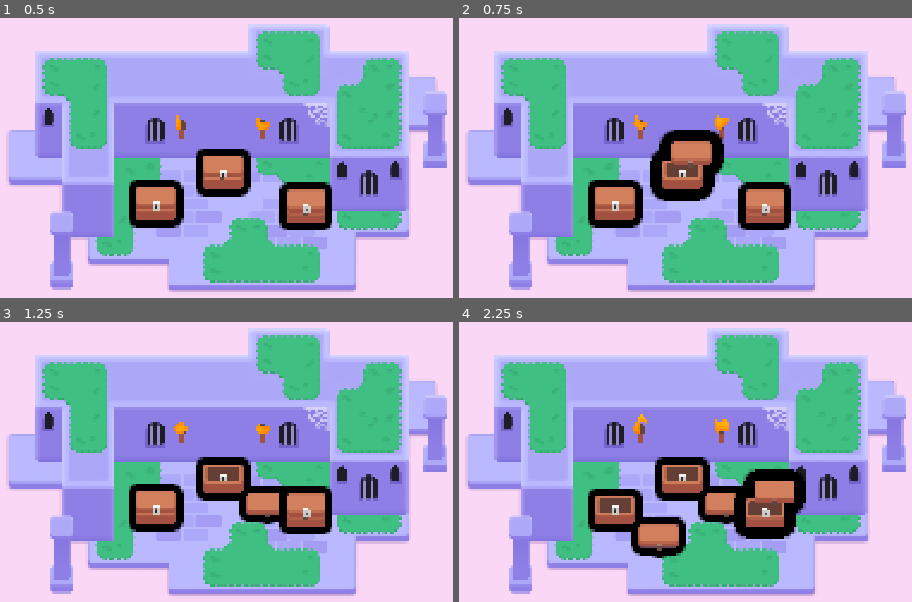
Above: before the commit, frames 1-4 (two rows, left to right).
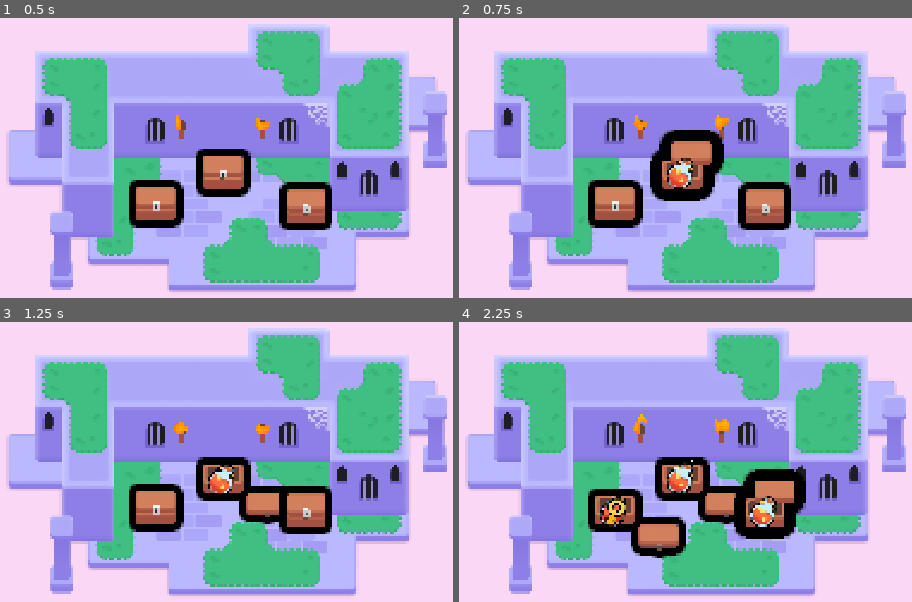
Above: after the commit, the same moments.

Repository: mmaxx66/M6-Looting
Game: Godot game, scene res://lessons/mini_dungeon.tscn
Two runs of this game, one before a commit and one after it. Both use one fixed random seed, a clock stepped at 60 frames per second and the inputs below.
Inputs (mouse positions are in pixels of both pictures, inside the frame that each line leads up to):
- Up to frame 1 (0.5 s): no input
- Up to frame 2 (0.75 s): tap Enter at 0.5 s; move the mouse to (680, 172) at 0.52 s; hold D (move_right) from 0.53 s (still down); tap Z at 0.6 s; click (680, 172) at 0.67 s
- Up to frame 3 (1.25 s): keep holding D (move_right); tap Space at 0.77 s
- Up to frame 4 (2.25 s): move the mouse to (613, 509) at 1.27 s; release D (move_right) at 1.28 s; hold S (move_down) 1.28-2.03 s; tap Z at 1.35, 2.1 s; click (613, 509) at 1.42 s; tap Space at 1.52 s; move the mouse to (767, 512) at 2.02 s; hold D (move_right) from 2.03 s (still down); click (767, 512) at 2.17 s

Frame 1 is identical in both runs. In frame 2, 0.5% of the frame differs, in the area x 45-52%, y 50-62%; in frame 3, 0.5%; in frame 4, 1.5%, in the area x 31-71%, y 49-74%.

Commit message:
completed M6L6

Diff:
--- a/lessons/chest/chest.gd
+++ b/lessons/chest/chest.gd
@@ -1,11 +1,16 @@
 extends Area2D
 
+@export var possible_items: Array[PackedScene] = []
 @onready var canvas_group: CanvasGroup = $CanvasGroup
 @onready var animation_player: AnimationPlayer = $AnimationPlayer
 
 func open() -> void:
 	animation_player.play("open")
 	input_pickable = false
+	if possible_items.is_empty():
+		return
+	for current_index in range(randi_range(1, 3)):
+		_spawn_random_item()
 
 func _ready() -> void:
 	canvas_group.material.set_shader_parameter("line_thickness", 3.0)
@@ -32,3 +37,7 @@
 
 	if event_is_mouse_click:
 		open()
+
+func _spawn_random_item() -> void:
+	var loot_item: Area2D = possible_items.pick_random().instantiate()
+	add_child(loot_item)
--- a/lessons/chest/chest.tscn
+++ b/lessons/chest/chest.tscn
@@ -1,10 +1,13 @@
-[gd_scene load_steps=11 format=3 uid="uid://b27yxfpkfvoha"]
+[gd_scene load_steps=14 format=3 uid="uid://b27yxfpkfvoha"]
 
 [ext_resource type="Shader" uid="uid://lio2wmbue2of" path="res://lessons/chest/group_outline.gdshader" id="1_12as2"]
 [ext_resource type="Script" uid="uid://ct2mll12nooce" path="res://lessons/chest/chest.gd" id="1_65g6b"]
 [ext_resource type="Texture2D" uid="uid://c3hwsm5ugp8qw" path="res://lessons/chest/bottom.png" id="1_bkc6q"]
+[ext_resource type="PackedScene" uid="uid://0i1g0cunmseb" path="res://lessons/items/apple.tscn" id="2_2au7y"]
 [ext_resource type="Texture2D" uid="uid://bnem1cahhoxdk" path="res://lessons/chest/top.png" id="2_12as2"]
 [ext_resource type="Texture2D" uid="uid://bu2jin246nel5" path="res://lessons/chest/lock.png" id="3_65g6b"]
+[ext_resource type="PackedScene" uid="uid://ctqyr0ufyoktk" path="res://lessons/items/key.tscn" id="3_relj8"]
+[ext_resource type="PackedScene" uid="uid://hdxqgspfcaur" path="res://lessons/items/potion.tscn" id="4_hb7wy"]
 
 [sub_resource type="ShaderMaterial" id="ShaderMaterial_12as2"]
 resource_local_to_scene = true
@@ -15,6 +18,21 @@
 
 [sub_resource type="RectangleShape2D" id="RectangleShape2D_4q7cj"]
 size = Vector2(96, 69)
+
+[sub_resource type="Animation" id="Animation_4q7cj"]
+length = 0.001
+tracks/0/type = "value"
+tracks/0/imported = false
+tracks/0/enabled = true
+tracks/0/path = NodePath("CanvasGroup/Top:position")
+tracks/0/interp = 1
+tracks/0/loop_wrap = true
+tracks/0/keys = {
+"times": PackedFloat32Array(0),
+"transitions": PackedFloat32Array(1),
+"update": 0,
+"values": [Vector2(2, -17)]
+}
 
 [sub_resource type="Animation" id="Animation_65g6b"]
 resource_name = "open"
@@ -31,21 +49,6 @@
 "values": [Vector2(2, -17), Vector2(48, -81), Vector2(108, 64)]
 }
 
-[sub_resource type="Animation" id="Animation_4q7cj"]
-length = 0.001
-tracks/0/type = "value"
-tracks/0/imported = false
-tracks/0/enabled = true
-tracks/0/path = NodePath("CanvasGroup/Top:position")
-tracks/0/interp = 1
-tracks/0/loop_wrap = true
-tracks/0/keys = {
-"times": PackedFloat32Array(0),
-"transitions": PackedFloat32Array(1),
-"update": 0,
-"values": [Vector2(2, -17)]
-}
-
 [sub_resource type="AnimationLibrary" id="AnimationLibrary_1dn1d"]
 _data = {
 &"RESET": SubResource("Animation_4q7cj"),
@@ -54,6 +57,7 @@
 
 [node name="Chest" type="Area2D"]
 script = ExtResource("1_65g6b")
+possible_items = Array[PackedScene]([ExtResource("2_2au7y"), ExtResource("3_relj8"), ExtResource("4_hb7wy")])
 
 [node name="CanvasGroup" type="CanvasGroup" parent="."]
 material = SubResource("ShaderMaterial_12as2")
